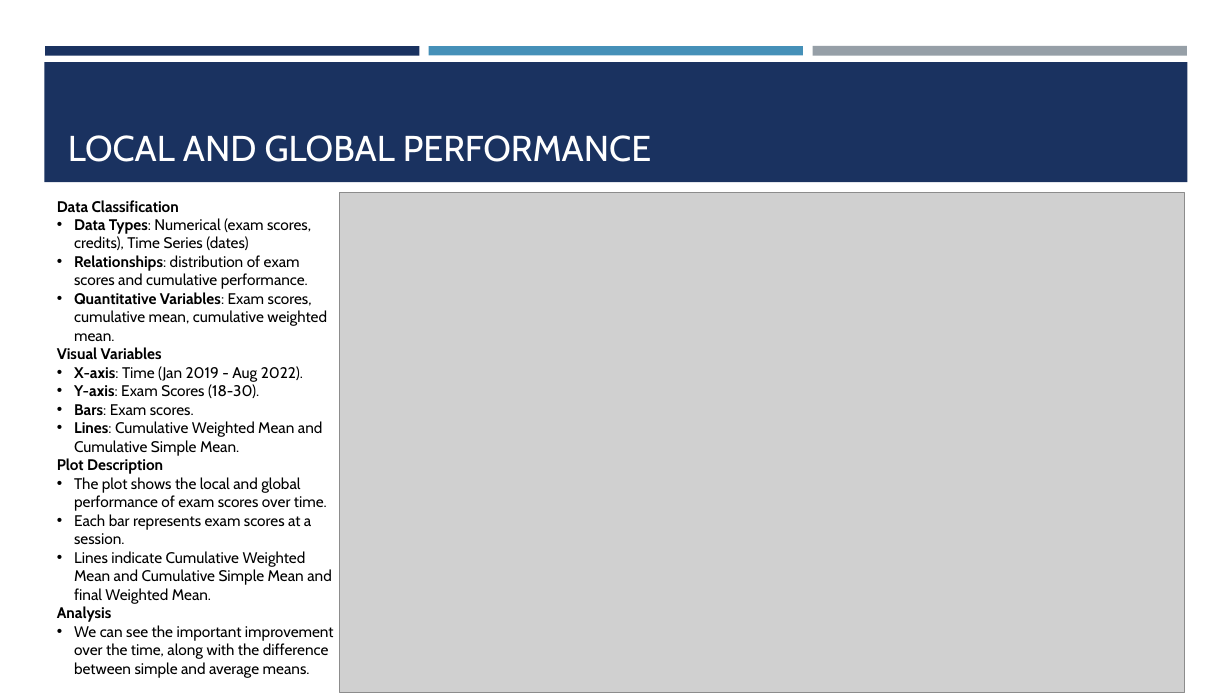
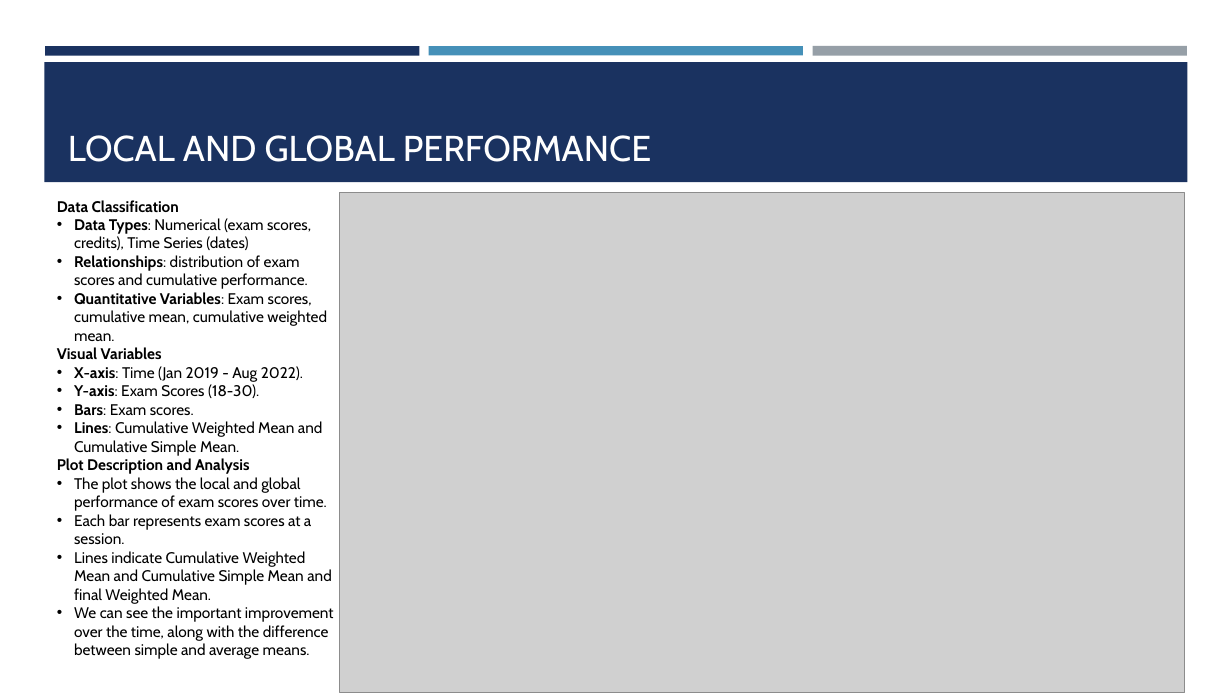
Before and after one commit to francesco-fortunato/VisualAnalytics_HWs, a slide deck: slide 4 of Homework 1/Visual Analytics - Homework I.pptx. Drawn at 1232x693 pixels with LibreOffice and Linux fonts; fonts in the diff are those of the drawing; grey boxes stand for pictures. Boxes give left, top, right and bottom in pixels: in the first picture for what was removed or moved away, otherwise in the second. Text is boxed around its words. In the diff, an @@ line names an element or a change of style, - is before the commit and + after.

```diff
--- a/Homework 1/Visual Analytics - Homework I.pptx
+++ b/Homework 1/Visual Analytics - Homework I.pptx
@@ text at bbox=[57, 458, 250, 474]: text changed @@
-Plot Description
+Plot Description and Analysis
@@ text at bbox=[57, 606, 112, 622]: paragraph removed @@
-Analysis
```
Also in this commit, not shown: 1 slide added, 1 slide removed, 2 other files.
